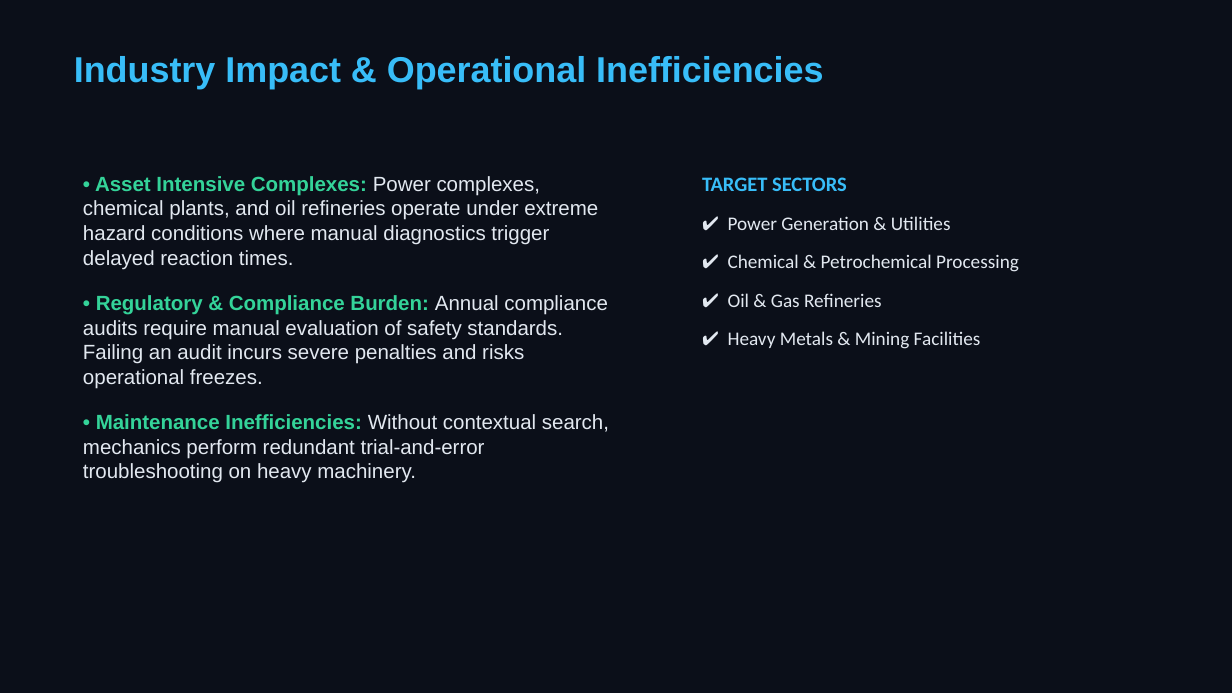
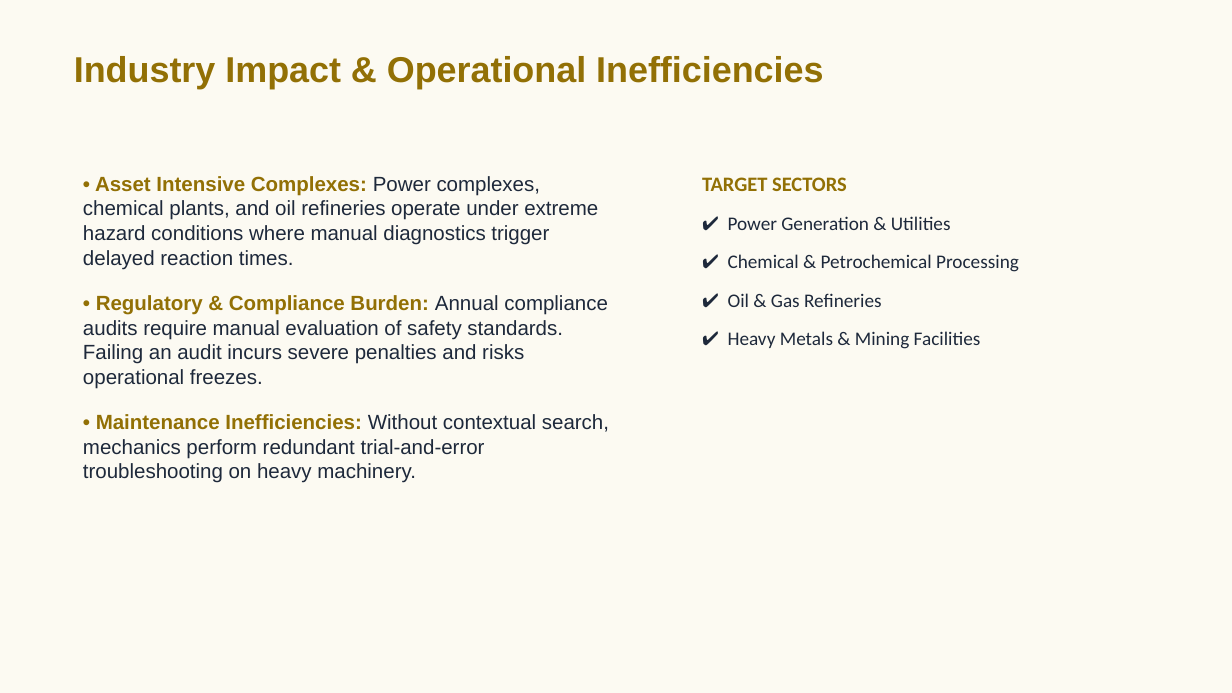
Before and after one commit to NITESH100LANKI/INDUS-BRAIN-AI, a slide deck: slide 3 of deliverables/INDUS_BRAIN_AI_Final_Pitch.pptx. Drawn at 1232x693 pixels with LibreOffice and Linux fonts; fonts in the diff are those of the drawing. Boxes give left, top, right and bottom in pixels: in the first picture for what was removed or moved away, otherwise in the second. Text is boxed around its words. In the diff, an @@ line names an element or a change of style, - is before the commit and + after.

Commit message:
style: change presentation slides background theme to light cream and gold

```diff
--- a/deliverables/INDUS_BRAIN_AI_Final_Pitch.pptx
+++ b/deliverables/INDUS_BRAIN_AI_Final_Pitch.pptx
@@ rectangle at (x1=0, y1=0, x2=1232, y2=693): fill #0B0F19 to #FCFAF2 @@
@@ text "Industry Impact & Operational Inefficiencies" at (x1=74, y1=56, x2=823, y2=89): text colour #38BDF8 to #927005 @@
@@ text "• Asset Intensive Complexes: Power ..." at (x1=83, y1=176, x2=609, y2=483): text colour #34D399 to #927005 in "• Asset Intensive Complexes:", "• Regulatory & Compliance Burden:", "• Maintenance Inefficiencies:"; text colour #E2E8F0 to #1E293B in "Power complexes, chemical plants, and oil refineries ...", "Annual compliance audits require manual evaluation of ...", "Without contextual search, mechanics perform redundant trial ..." @@
@@ text "TARGET SECTORS" at (x1=702, y1=177, x2=1019, y2=349): text colour #38BDF8 to #927005 in "TARGET SECTORS"; text colour #E2E8F0 to #1E293B in "✔ Power Generation & Utilities", "✔ Chemical & Petrochemical Processing", "✔ Oil & Gas Refineries", "✔ Heavy Metals & Mining Facilities" @@
```
Also in this commit, not shown: 15 other slides changed, 1 other file.
